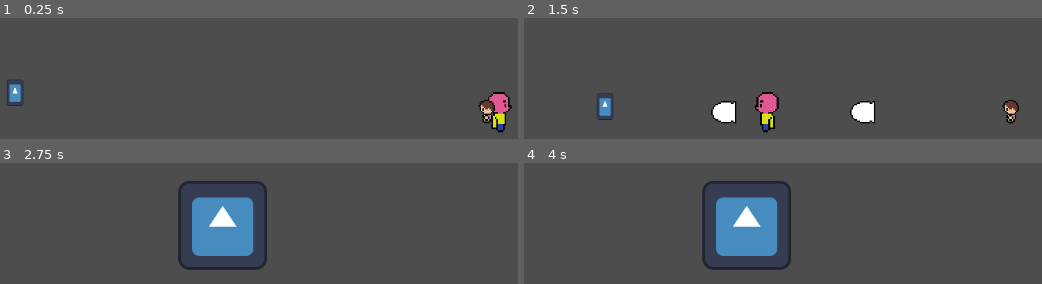
Above: before the commit, frames 1-4 (two rows, left to right).
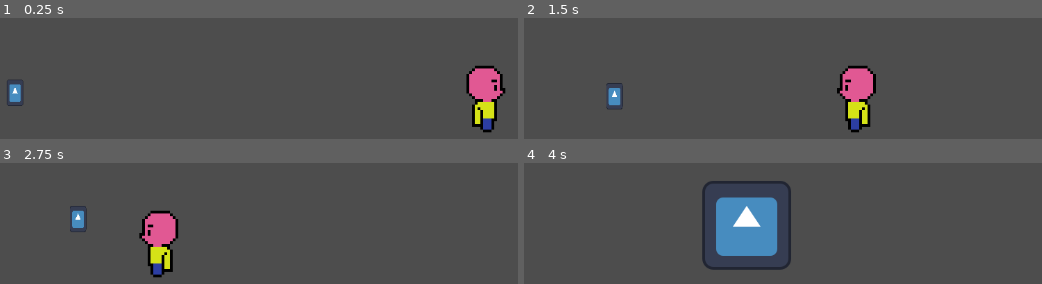
Above: after the commit, the same moments.

Repository: inukhann/AlpisteJam
Game: Godot game, scene res://scenes/teste.tscn
Two runs of this game, one before a commit and one after it. Both use one fixed random seed, a clock stepped at 60 frames per second and the inputs below. This scene is started directly instead of the project's main scene. The engine's default icon, where the game draws it, is replaced by a stand-in: a white triangle on a blue panel in a dark square.
Inputs:
- Up to frame 1 (0.25 s): no input
- Up to frame 2 (1.5 s): hold Shift (DETACH_ARMS, bound only after the commit) 0.53-1.28 s; hold Right (MOVE_RIGHT) from 0.53 s (still down); tap Up (JUMP) at 0.77, 1.07 s; tap Q (DETACH_HEAD, bound only after the commit) at 0.8, 1.35 s
- Up to frame 3 (2.75 s): tap Up (JUMP) at 1.52, 1.82 s; tap Ctrl (DETACH_LEGS, bound only after the commit) at 1.55 s; release Right (MOVE_RIGHT) at 2.03 s; hold Left (MOVE_LEFT) from 2.03 s (still down); hold Ctrl (DETACH_LEGS, bound only after the commit) from 2.03 s (still down); tap E (DETACH_LIMBS, bound only after the commit) at 2.3 s
- Up to frame 4 (4 s): release Left (MOVE_LEFT) at 2.78 s; release Ctrl (DETACH_LEGS, bound only after the commit) at 2.78 s; hold Right (MOVE_RIGHT) from 2.78 s (still down); tap E (DETACH_LIMBS, bound only after the commit) at 2.85 s; tap Up (JUMP) at 3.02, 3.05, 3.32 s; tap Enter at 3.5 s; hold Up (JUMP) from 3.53 s (still down); tap Shift (DETACH_ARMS, bound only after the commit) at 3.8 s

The runs differ from the first frame. In frame 1, 3.5% of the frame differs, in the area x 89-99%, y 39-95%; in frame 2, 6.1%; in frame 3, 11%, in the area x 13-52%, y 14-95%; in frame 4, nothing differs.

Commit message:
v0.6
enemy 2, detachment features and interactions with movement of player

Diff:
--- a/LimbPunk/project.godot
+++ b/LimbPunk/project.godot
@@ -23,8 +23,8 @@
 
 JUMP={
 "deadzone": 0.5,
-"events": [Object(InputEventKey,"resource_local_to_scene":fa …(140 unchanged characters)… d":false,"keycode":0,"physical_keycode":87,"key_label":0,"unicode":87,"echo":false,"script":null)
-, Object(InputEventKey,"resource_local_to_scene":false,"resource_name":"","device":-1,"window_id":0,"alt_pressed":false,"shift_pressed":false,"ctrl_pressed":false,"meta_pressed":false,"pressed":false,"keycode":0,"physical_keycode":4194320,"key_label":0,"unicode":0,"echo":false,"script":null)
+"events": [Object(InputEventKey,"resource_local_to_scene":fa …(140 unchanged characters)… d":false,"keycode":0,"physical_keycode":4194320,"key_label":0,"unicode":0,"echo":false,"script":null)
+, Object(InputEventKey,"resource_local_to_scene":false,"resource_name":"","device":-1,"window_id":0,"alt_pressed":false,"shift_pressed":false,"ctrl_pressed":false,"meta_pressed":false,"pressed":false,"keycode":0,"physical_keycode":87,"key_label":0,"unicode":87,"echo":false,"script":null)
 ]
 }
 MOVE_LEFT={
@@ -33,15 +33,46 @@
 , Object(InputEventKey,"resource_local_to_scene":false,"resource_name":"","device":-1,"window_id":0,"alt_pressed":false,"shift_pressed":false,"ctrl_pressed":false,"meta_pressed":false,"pressed":false,"keycode":0,"physical_keycode":65,"key_label":0,"unicode":65,"echo":false,"script":null)
 ]
 }
+MOVE_DOWN={
+"deadzone": 0.5,
+"events": [Object(InputEventKey,"resource_local_to_scene":false,"resource_name":"","device":-1,"window_id":0,"alt_pressed":false,"shift_pressed":false,"ctrl_pressed":false,"meta_pressed":false,"pressed":false,"keycode":0,"physical_keycode":4194322,"key_label":0,"unicode":0,"echo":false,"script":null)
+, Object(InputEventKey,"resource_local_to_scene":false,"resource_name":"","device":-1,"window_id":0,"alt_pressed":false,"shift_pressed":false,"ctrl_pressed":false,"meta_pressed":false,"pressed":false,"keycode":0,"physical_keycode":83,"key_label":0,"unicode":115,"echo":false,"script":null)
+]
+}
 MOVE_RIGHT={
 "deadzone": 0.5,
 "events": [Object(InputEventKey,"resource_local_to_scene":false,"resource_name":"","device":-1,"window_id":0,"alt_press …(182 unchanged characters)…
 , Object(InputEventKey,"resource_local_to_scene":false,"resource_name":"","device":-1,"window_id":0,"alt_pressed":false,"shift_pressed":false,"ctrl_pressed":false,"meta_pressed":false,"pressed":false,"keycode":0,"physical_keycode":68,"key_label":0,"unicode":68,"echo":false,"script":null)
 ]
 }
-DETACH={
+DETACH_LEGS={
 "deadzone": 0.5,
 "events": [Object(InputEventKey,"resource_local_to_scene":false,"resource_name":"","device":-1,"window_id":0,"alt_press …(182 unchanged characters)…
+]
+}
+SHOOT={
+"deadzone": 0.5,
+"events": [Object(InputEventMouseButton,"resource_local_to_scene":false,"resource_name":"","device":-1,"window_id":0,"alt_pressed":false,"shift_pressed":false,"ctrl_pressed":false,"meta_pressed":false,"button_mask":0,"position":Vector2(0, 0),"global_position":Vector2(0, 0),"factor":1.0,"button_index":1,"pressed":false,"double_click":false,"script":null)
+]
+}
+DASH={
+"deadzone": 0.5,
+"events": [Object(InputEventKey,"resource_local_to_scene":false,"resource_name":"","device":-1,"window_id":0,"alt_pressed":false,"shift_pressed":false,"ctrl_pressed":false,"meta_pressed":false,"pressed":false,"keycode":0,"physical_keycode":4194325,"key_label":0,"unicode":0,"echo":false,"script":null)
+]
+}
+DETACH_ARMS={
+"deadzone": 0.5,
+"events": [Object(InputEventKey,"resource_local_to_scene":false,"resource_name":"","device":-1,"window_id":0,"alt_pressed":false,"shift_pressed":false,"ctrl_pressed":false,"meta_pressed":false,"pressed":false,"keycode":0,"physical_keycode":4194325,"key_label":0,"unicode":0,"echo":false,"script":null)
+]
+}
+DETACH_HEAD={
+"deadzone": 0.5,
+"events": [Object(InputEventKey,"resource_local_to_scene":false,"resource_name":"","device":-1,"window_id":0,"alt_pressed":false,"shift_pressed":false,"ctrl_pressed":false,"meta_pressed":false,"pressed":false,"keycode":0,"physical_keycode":81,"key_label":0,"unicode":81,"echo":false,"script":null)
+]
+}
+DETACH_LIMBS={
+"deadzone": 0.5,
+"events": [Object(InputEventKey,"resource_local_to_scene":false,"resource_name":"","device":-1,"window_id":0,"alt_pressed":false,"shift_pressed":false,"ctrl_pressed":false,"meta_pressed":false,"pressed":false,"keycode":0,"physical_keycode":69,"key_label":0,"unicode":69,"echo":false,"script":null)
 ]
 }
 
@@ -51,11 +82,6 @@
 2d_render/layer_2="Enemies"
 2d_render/layer_3="Walls"
 2d_render/layer_4="Buttons"
-2d_physics/layer_1="Player"
-2d_physics/layer_2="Fase"
-2d_physics/layer_3="Inimigos"
-2d_physics/layer_4="FaseInimigos"
-2d_physics/layer_5="Botão"
 
 [rendering]
 
--- a/LimbPunk/scenes/Spark.tscn
+++ b/LimbPunk/scenes/Spark.tscn
@@ -19,3 +19,9 @@
 
 [node name="Camera2D" type="Camera2D" parent="."]
 enabled = false
+
+[node name="Fuel_timer" type="Timer" parent="."]
+wait_time = 15.0
+one_shot = true
+
+[connection signal="timeout" from="Fuel_timer" to="." method="_on_fuel_timer_timeout"]
--- a/LimbPunk/scenes/cyber_zumbi.tscn
+++ b/LimbPunk/scenes/cyber_zumbi.tscn
@@ -7,11 +7,9 @@
 size = Vector2(42, 85)
 
 [node name="CyberZumbi" type="CharacterBody2D"]
-scale = Vector2(0.6, 0.6)
 collision_layer = 4
 collision_mask = 10
 script = ExtResource("1_om1e7")
-metadata/_edit_group_ = true
 
 [node name="RayCast2D" type="RayCast2D" parent="."]
 position = Vector2(7, 0)
--- a/LimbPunk/scenes/map.tscn
+++ b/LimbPunk/scenes/map.tscn
@@ -1,7 +1,7 @@
 [gd_scene load_steps=4 format=3 uid="uid://dixdibb3jpbi5"]
 
 [ext_resource type="Texture2D" uid="uid://f4rm8jhpbwuv" path="res://sprites/test_tile.png" id="1_reajk"]
-[ext_resource type="PackedScene" uid="uid://deaj2dwrifxw5" path="res://scenes/Spark.tscn" id="2_yv3gi"]
+[ext_resource type="PackedScene" uid="uid://deaj2dwrifxw5" path="res://Spark.tscn" id="2_yv3gi"]
 
 [sub_resource type="RectangleShape2D" id="RectangleShape2D_yfpq0"]
 size = Vector2(356, 20)
--- a/LimbPunk/scenes/teste.tscn
+++ b/LimbPunk/scenes/teste.tscn
@@ -1,8 +1,7 @@
-[gd_scene load_steps=6 format=3 uid="uid://t7s02ar8rpmm"]
+[gd_scene load_steps=5 format=3 uid="uid://t7s02ar8rpmm"]
 
 [ext_resource type="PackedScene" uid="uid://deaj2dwrifxw5" path="res://scenes/Spark.tscn" id="1_7i37c"]
 [ext_resource type="PackedScene" uid="uid://d3eq82joidhug" path="res://scenes/cyber_zumbi.tscn" id="1_sejva"]
-[ext_resource type="PackedScene" uid="uid://ccvuulxlp1nav" path="res://scenes/cabeça.tscn" id="2_8wp4p"]
 
 [sub_resource type="RectangleShape2D" id="RectangleShape2D_ebx7q"]
 size = Vector2(1170, 1)
@@ -51,6 +50,3 @@
 position = Vector2(672, -60)
 rotation = 1.5708
 shape = SubResource("RectangleShape2D_qmpfl")
-
-[node name="Cabeça" parent="." instance=ExtResource("2_8wp4p")]
-position = Vector2(176, -54)
--- a/LimbPunk/scripts/CyberZumbi.gd
+++ b/LimbPunk/scripts/CyberZumbi.gd
@@ -2,7 +2,7 @@
 
 
 
-var speed = 300
+var speed = 200
 var move_direction = 1
 var gravity = 3000
 
--- a/LimbPunk/scripts/spark.gd
+++ b/LimbPunk/scripts/spark.gd
@@ -5,14 +5,17 @@
 }
 
 const base_velocity_x = 100
-const base_velocity_y = 100
+const base_velocity_y = 200
 const GRAVITY = 10
+@onready var can_shoot = true
+@onready var can_dash = false
 @onready var char_state = Status.NORMAL
 @onready var velocity_mod_x = 1
 @onready var velocity_mod_y = 1
 
 
 func _physics_process(delta):
+	change_status()
 	move_character_x()
 	move_character_y()
 	move_and_slide()
@@ -26,14 +29,68 @@
 			velocity.x = (velocity_mod_x * -base_velocity_x)
 		else:
 			velocity.x = 0
+	else:
+		velocity.x = 0
 
 func move_character_y():
-	if char_state == Status.NORMAL:
-		if Input.is_action_pressed("JUMP"):
+	if char_state != Status.BODYLESS:
+		if Input.is_action_pressed("JUMP") and is_on_floor():
 			velocity.y = (velocity_mod_y * -base_velocity_y)
 		else:
 			velocity.y += GRAVITY
+	else:
+		if Input.is_action_pressed("JUMP"):
+			velocity.y = (velocity_mod_y * -base_velocity_y)
+		elif Input.is_action_pressed("MOVE_DOWN"):
+			velocity.y = (velocity_mod_y * base_velocity_x)
+		else:
+			velocity.y = 0
+
+
+func change_status():
+	if Input.is_action_pressed("DETACH_HEAD"):
+		detach_head()
+	if Input.is_action_pressed("DETACH_LIMBS"):
+		detach_arms()
+		detach_legs()
+	if Input.is_action_pressed("DETACH_ARMS"):
+		detach_arms()
+	if Input.is_action_pressed("DETACH_LEGS"):
+		detach_legs()
+	#aqui poderiamos fazer a mudança de sprite do char tbm
+
+func detach_arms():
+	if char_state == Status.NORMAL or char_state == Status.LEGLESS:
+		can_dash = true
+		can_shoot = false
+		if char_state == Status.LEGLESS:
+			char_state = Status.LIMBLESS
+		else:
+			char_state = Status.ARMLESS
+		#aqui mudaria algo da sprite, a ser feito ainda.
+
+func detach_legs():
+	if char_state == Status.NORMAL or char_state == Status.ARMLESS:
+		if char_state == Status.ARMLESS:
+			velocity_mod_x = 0
+			char_state = Status.LIMBLESS
+		else:
+			velocity_mod_x = 0.5
+			char_state = Status.LEGLESS
+		velocity_mod_y = 2
+		#aqui mudaria algo da sprite, a ser feito ainda.
+
+func detach_head():
+	velocity_mod_x = 1.2
+	velocity_mod_y = 1.2
+	char_state = Status.BODYLESS
+	$Fuel_timer.start()
+
 
 func gameover():
 	queue_free()
 	assert(get_tree().change_scene_to_file("res://scenes/gameover.tscn") == OK)
+
+
+func _on_fuel_timer_timeout():
+	gameover()
